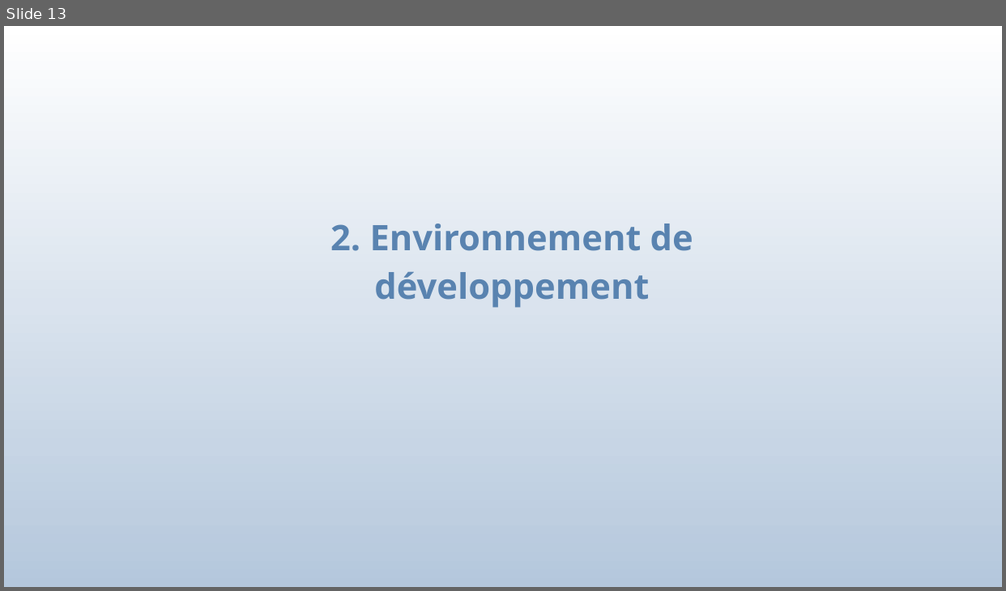
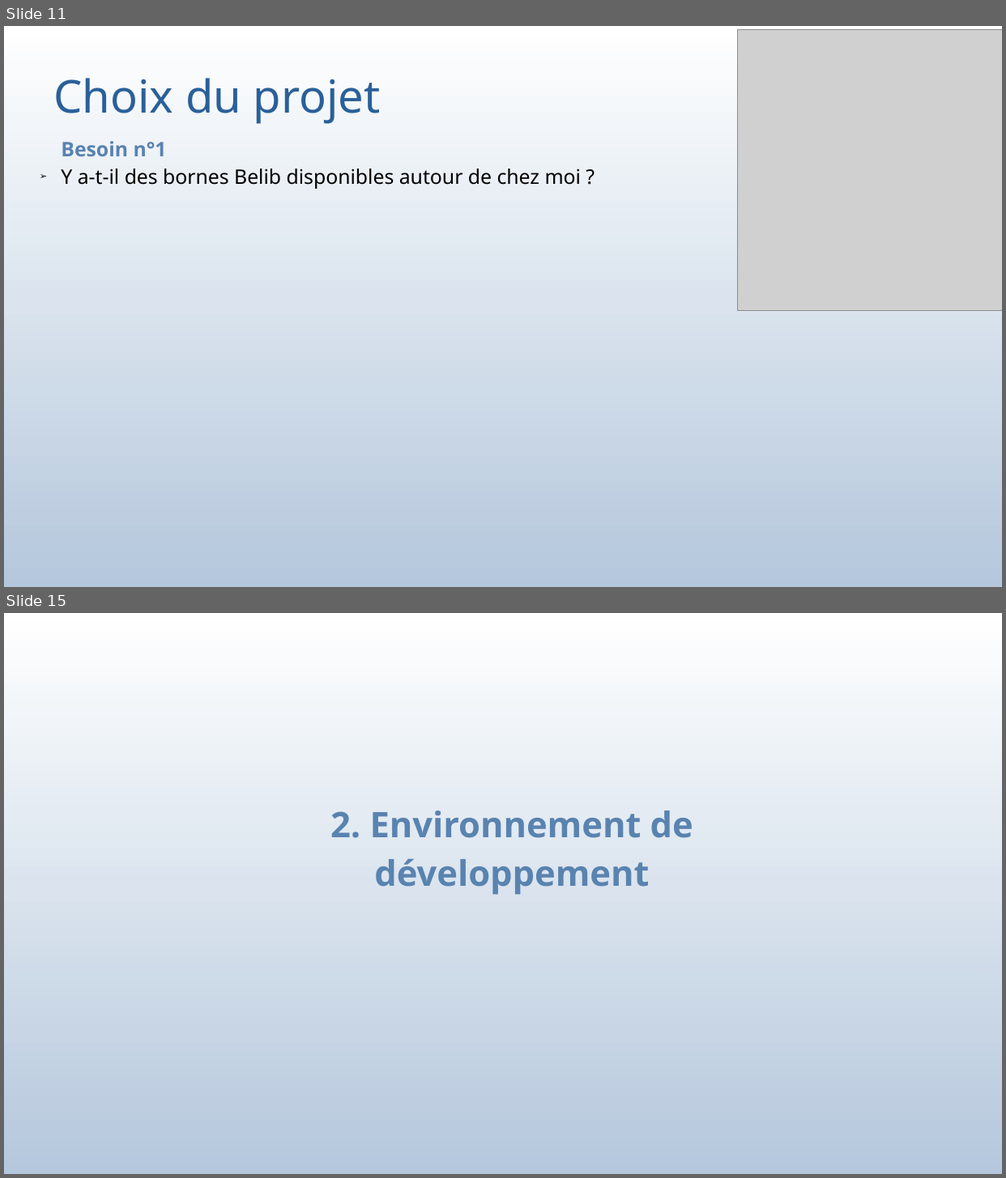
Before and after one commit to bauj/AJC_projet_belib, a slide deck: presentation_projet_final/presentation_projetV2.odp. Shown one above the other, each under a label of ours: slide 13 before the commit, slides 11 and 15 after it; the slides between them are not shown. The pictures are 1006x591 and 1006x1178 pixels, drawn with LibreOffice and Linux fonts; fonts in the diff are those of the drawing; grey boxes stand for pictures. Boxes give left, top, right and bottom in pixels: in the first picture for what was removed or moved away, otherwise in the second. Text is boxed around its words. In the diff, an @@ line names an element or a change of style, - is before the commit and + after.

```diff
--- a/presentation_projet_final/presentation_projetV2.odp
+++ b/presentation_projet_final/presentation_projetV2.odp
@@ slide 11 added at (x1=4, y1=26, x2=1002, y2=587), background gradient #FFFFFF to #FEFEFE to #FDFDFE to #FBFCFD to #FAFBFD to #F9FBFC @@
@@ picture added at (x1=739, y1=29, x2=1002, y2=311) @@
@@ title added at (x1=54, y1=78, x2=381, y2=124), 36.1 pt, text #2A6099 @@
+Choix du projet
@@ subtitle added at (x1=61, y1=141, x2=582, y2=189), 16 pt, text #000000 @@
+Besoin n°1
+➢ Y a-t-il des bornes Belib disponibles autour de chez moi ?
@@ what was slide 13 is now slide 15 @@
```
Also in this commit, not shown: 14 slides changed, 5 other slides added, 4 slides removed, 2 other files.
